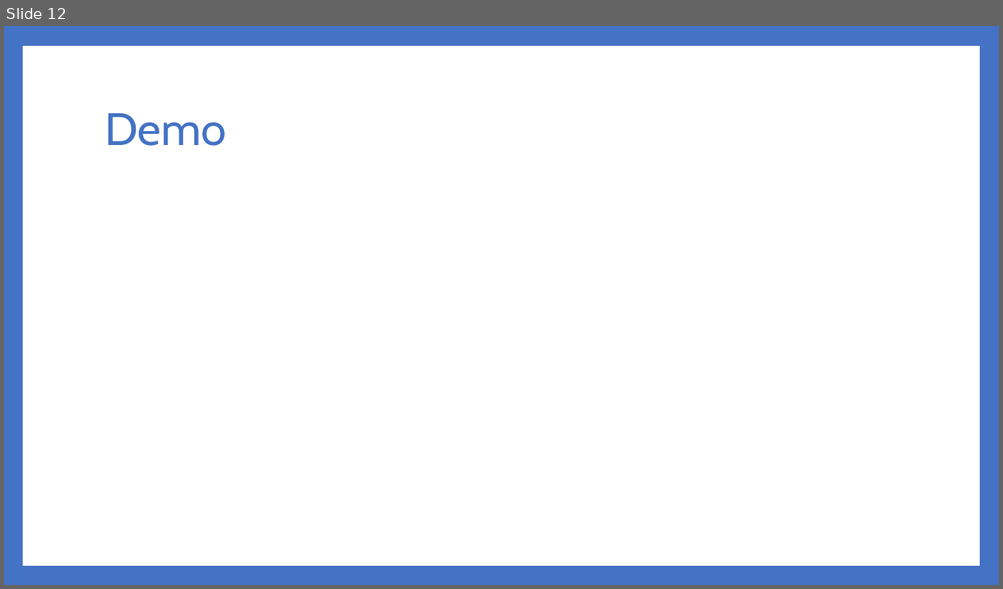
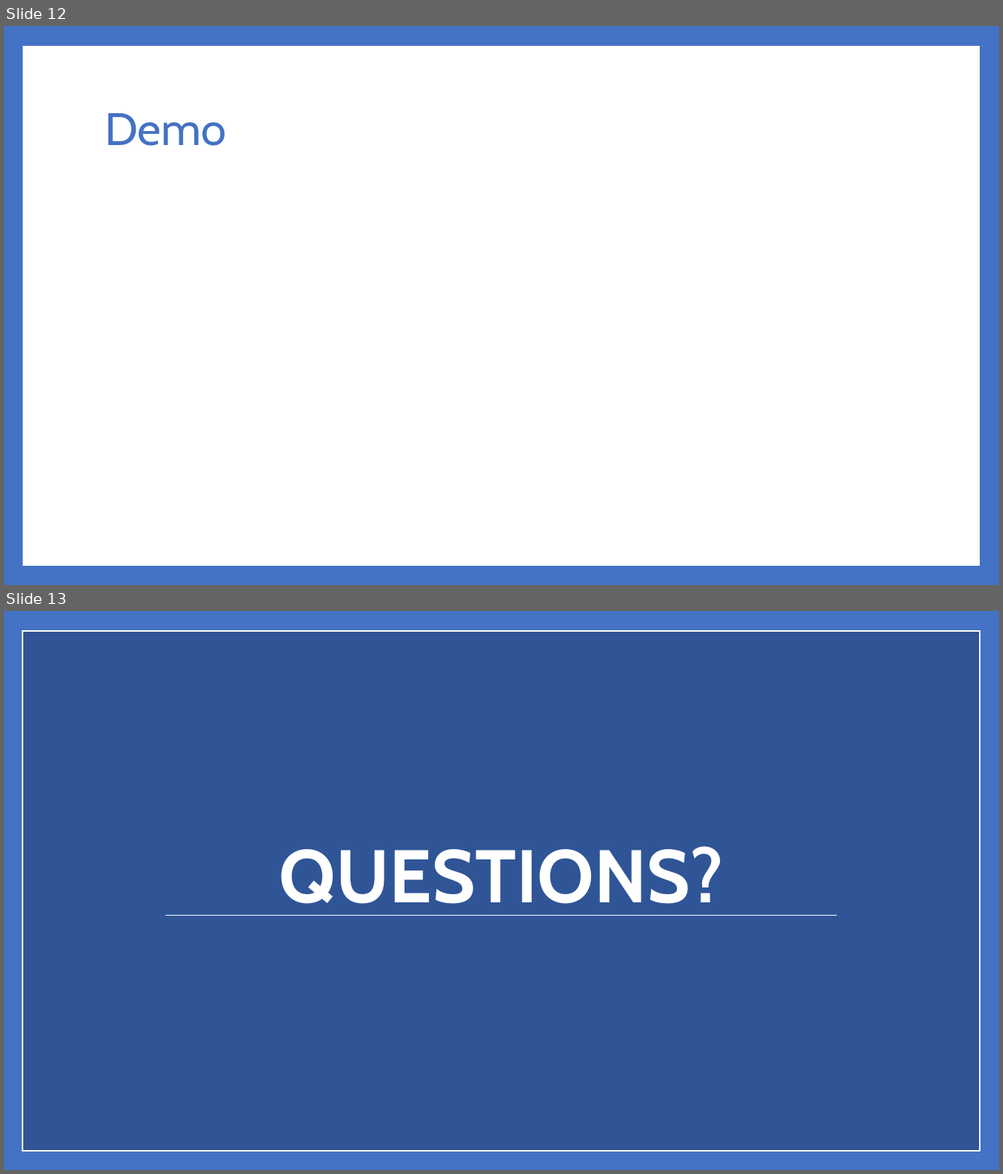
Before and after one commit to Dwaddle26/EncryptNotes, a slide deck: Phase 4 Documentation/Team_2_Presentation_4_V2.pptx. Shown one above the other, each under a label of ours: slide 12 before the commit, slides 12 and 13 after it. The pictures are 1003x589 and 1003x1174 pixels, drawn with LibreOffice and Linux fonts; fonts in the diff are those of the drawing; background and template pictures are left out. Boxes give left, top, right and bottom in pixels: in the first picture for what was removed or moved away, otherwise in the second. Text is boxed around its words. In the diff, an @@ line names an element or a change of style, - is before the commit and + after.

```diff
--- a/Phase 4 Documentation/Team_2_Presentation_4_V2.pptx
+++ b/Phase 4 Documentation/Team_2_Presentation_4_V2.pptx
@@ slide 13 added at [4,611,999,1170], background picture (left out) @@
@@ rectangle added at [22,631,979,1151], fill #2F5597, outline #FFFFFF 1 pt @@
@@ rectangle added at [22,631,979,1151], outline #FFFFFF 1 pt @@
@@ title added at [279,846,723,916], 72 pt, text #FFFFFF, bold @@
+QUESTIONS?
@@ line added from (165, 915) to (836, 915), #FFFFFF 0.79 pt @@
```
Also in this commit, not shown: 7 slides changed, 1 other file.
